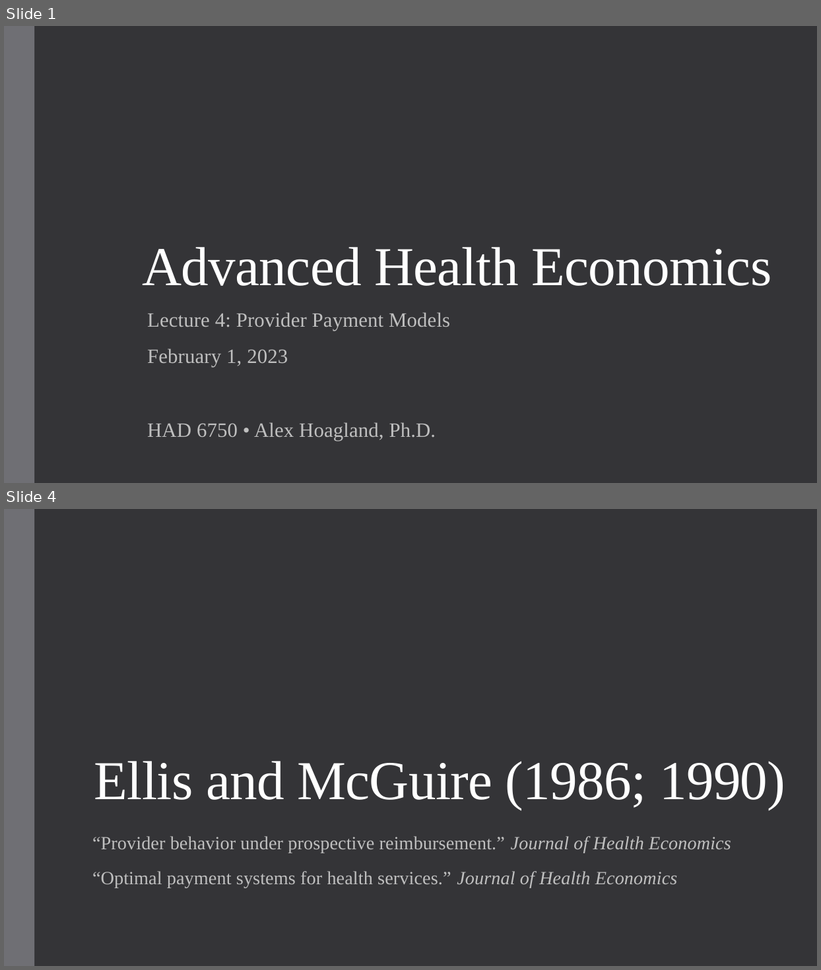
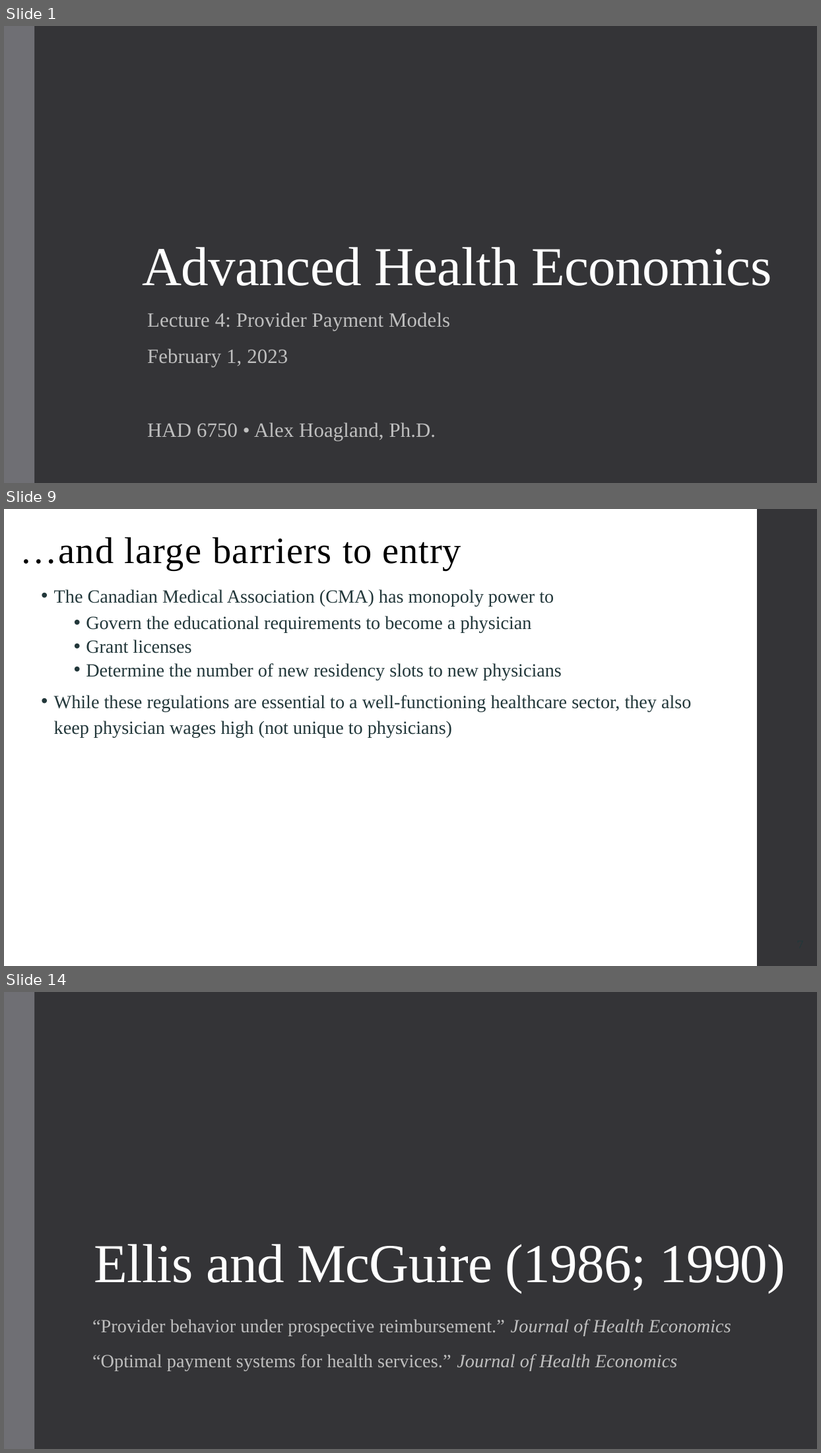
Before and after one commit to alex-hoagland/HAD6750H, a slide deck: Lecture04_ProviderPayment/L4Slides_ProviderPayment_2023W.pptx. Shown one above the other, each under a label of ours: slides 1 and 4 before the commit, slides 1, 9 and 14 after it; the slides between them are not shown. The pictures are 821x970 and 821x1453 pixels, drawn with LibreOffice and Linux fonts; fonts in the diff are those of the drawing. Boxes give left, top, right and bottom in pixels: in the first picture for what was removed or moved away, otherwise in the second. Text is boxed around its words. In the diff, an @@ line names an element or a change of style, - is before the commit and + after.

```diff
--- a/Lecture04_ProviderPayment/L4Slides_ProviderPayment_2023W.pptx
+++ b/Lecture04_ProviderPayment/L4Slides_ProviderPayment_2023W.pptx
@@ slide 9 added at <box>4,509,817,966</box>, background #FFFFFF @@
@@ rectangle added at <box>757,509,817,966</box>, fill #353537 @@
@@ title added at <box>20,537,461,570</box>, 44 pt, text #000000 @@
+…and large barriers to entry
@@ text added at <box>54,590,691,737</box>, 22 pt, text #22373A @@
+• The Canadian Medical Association (CMA) has monopoly power to
+  • Govern the educational requirements to become a physician
+  • Grant licenses
+  • Determine the number of new residency slots to new physicians
+• While these regulations are essential to a well-functioning healthcare sector, they also keep physician wages high (not unique to physicians)
@@ what was slide 4 is now slide 14 @@
```
Also in this commit, not shown: 2 slides changed, 50 other slides added, 1 slide removed, 14 other files.
